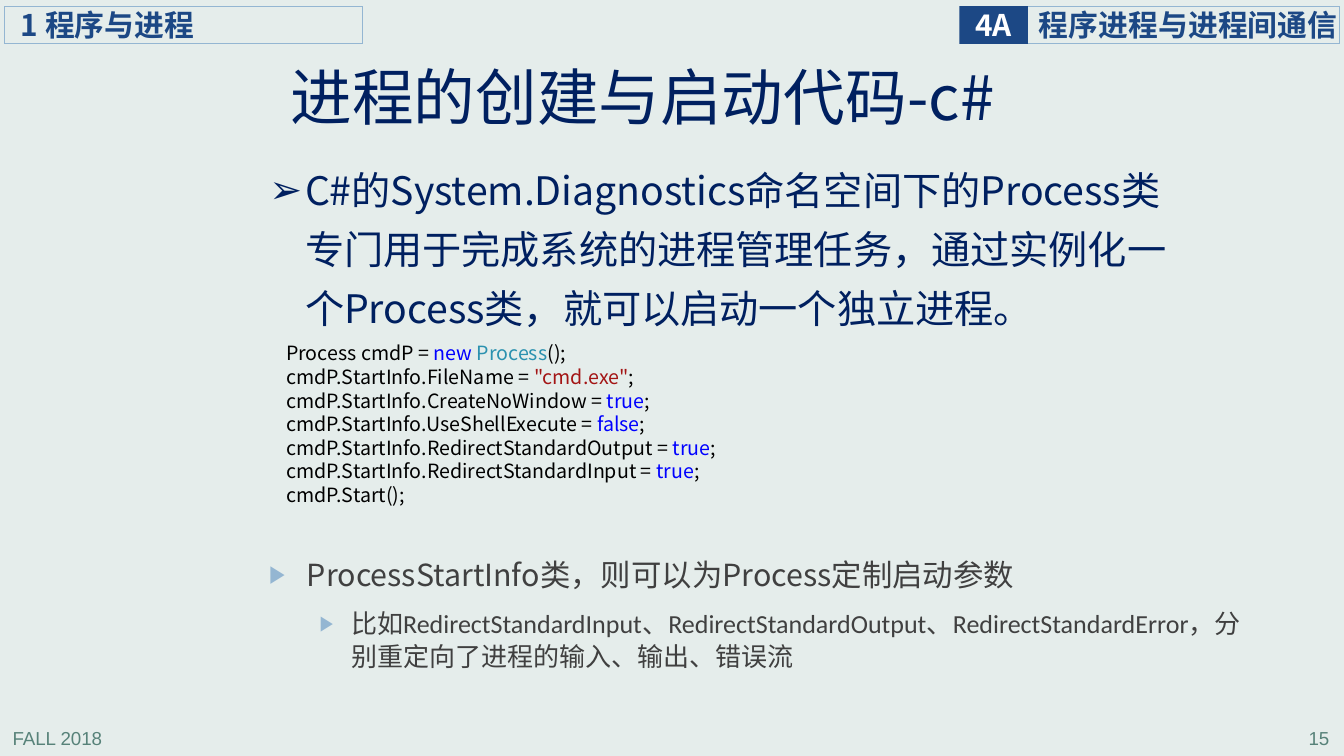
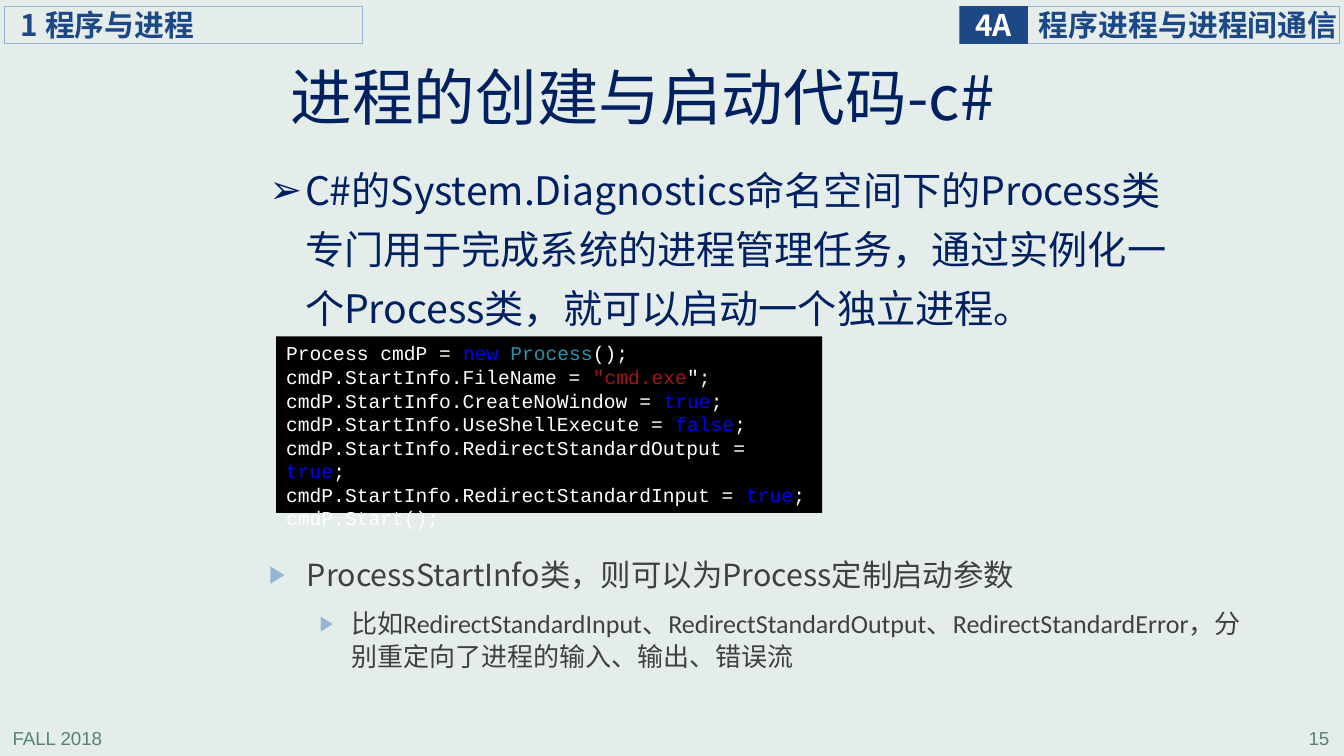
Before and after one commit to jichenghu/ppt_programmingWindows, a slide deck: slide 15 of programmingWindows_4.pptx. Drawn at 1344x756 pixels with LibreOffice and Linux fonts; fonts in the diff are those of the drawing. Boxes give left, top, right and bottom in pixels: in the first picture for what was removed or moved away, otherwise in the second. Text is boxed around its words. In the diff, an @@ line names an element or a change of style, - is before the commit and + after.

```diff
--- a/programmingWindows_4.pptx
+++ b/programmingWindows_4.pptx
@@ rectangle "Process cmdP = new Process();": place and size @@
-rectangle "Process cmdP = new Process();" at <box>286,344,716,506</box>
+rectangle "Process cmdP = new Process();" at <box>276,337,823,513</box>
@@ rectangle "Process cmdP = new Process();" at <box>276,337,823,513</box>: font Noto Sans CJK SC to Courier New; text colour #000000 to #FFFFFF in "Process cmdP = Process();", "cmdP.StartInfo.FileName = "cmd.exe";", "cmdP.StartInfo.CreateNoWindow = true;", "cmdP.StartInfo.UseShellExecute = false;" and 3 more places; text colour #A31515 to #FFFFFF in ""cmd.exe";"; fill none to #000000 @@
```
Also in this commit, not shown: 1 other slide changed.
